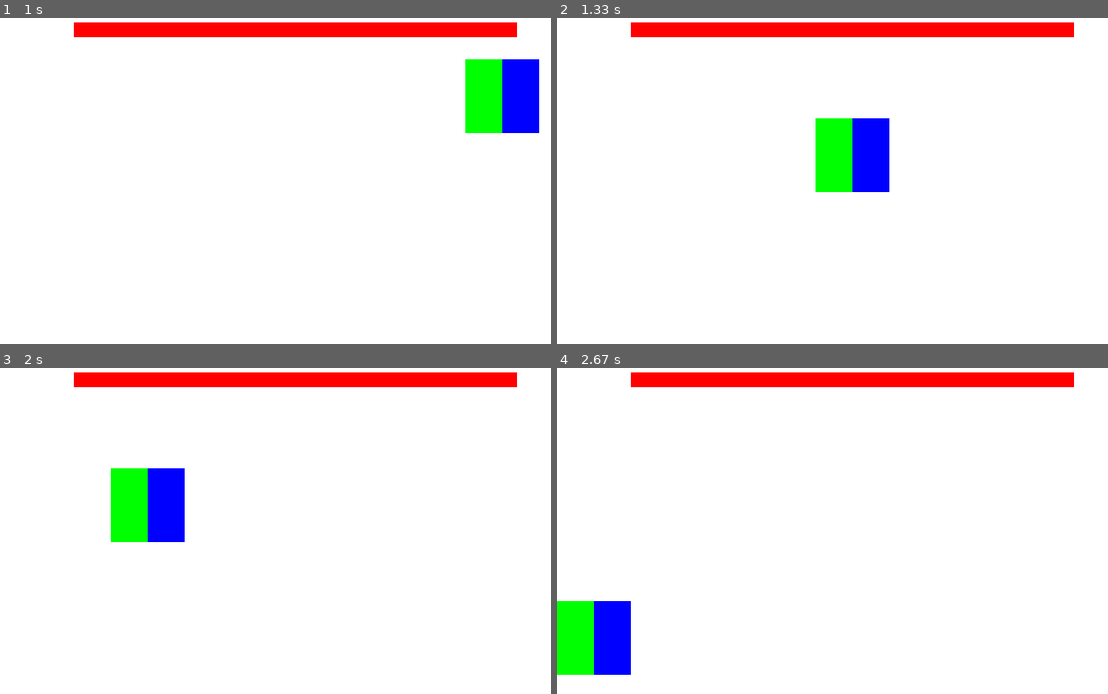
Above: before the commit, frames 1-4 (two rows, left to right).
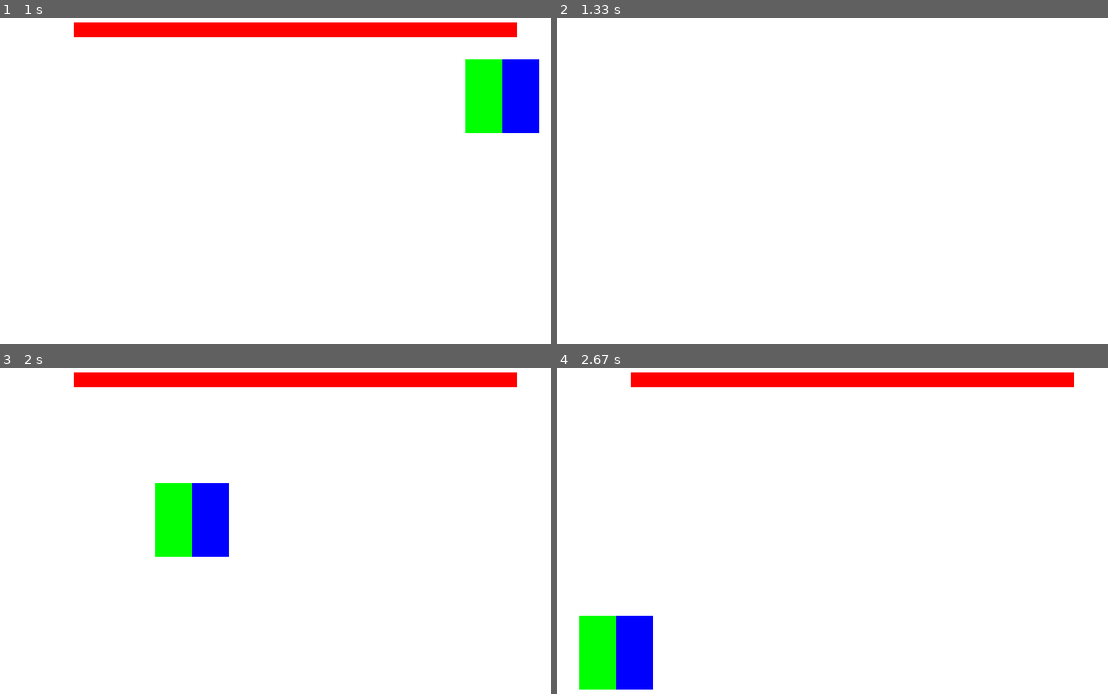
Above: after the commit, the same moments.

Repository: WCI-Computer-Science/pygame
Game: pygame game, started from main.py
Two runs of this game, one before a commit and one after it. Both use one fixed random seed, a clock stepped at 60 frames per second and the inputs below.
Inputs:
- Up to frame 1 (1 s): hold D 0.33-0.8 s; hold W from 0.83 s (still down)
- Up to frame 2 (1.33 s): release W at 1.13 s
- Up to frame 3 (2 s): hold A from 1.67 s (still down)
- Up to frame 4 (2.67 s): release A at 2.2 s; hold S 2.23-2.53 s; hold A from 2.57 s (still down)

Frame 1 is identical in both runs. In frame 2, 6.7% of the frame differs, in the area x 13-94%, y 1-54%; in frame 3, 5.1%; in frame 4, 3.4%.

Commit message:
Add counter to losescreen, wait 20 frames before starting again

Diff:
--- a/main.py
+++ b/main.py
@@ -84,14 +84,17 @@
 
 class LoseScreen():
     def __init__(self):
-        pass
+        self.c = 0
+
     def draw(self, screen):
         pass
+
     def update(self, reset=False):
         if reset:
-            return 0
+            self.c = 0
         else:
-            return 1
+            self.c += 1
+        return self.c > 20
 
 rects = Rectangles((350, 250), (400, 250), (50, 100), (50, 100), (0, 255, 0), (0, 0, 255), 20, WIDTH, HEIGHT)
 walls = pygame.sprite.Group()
